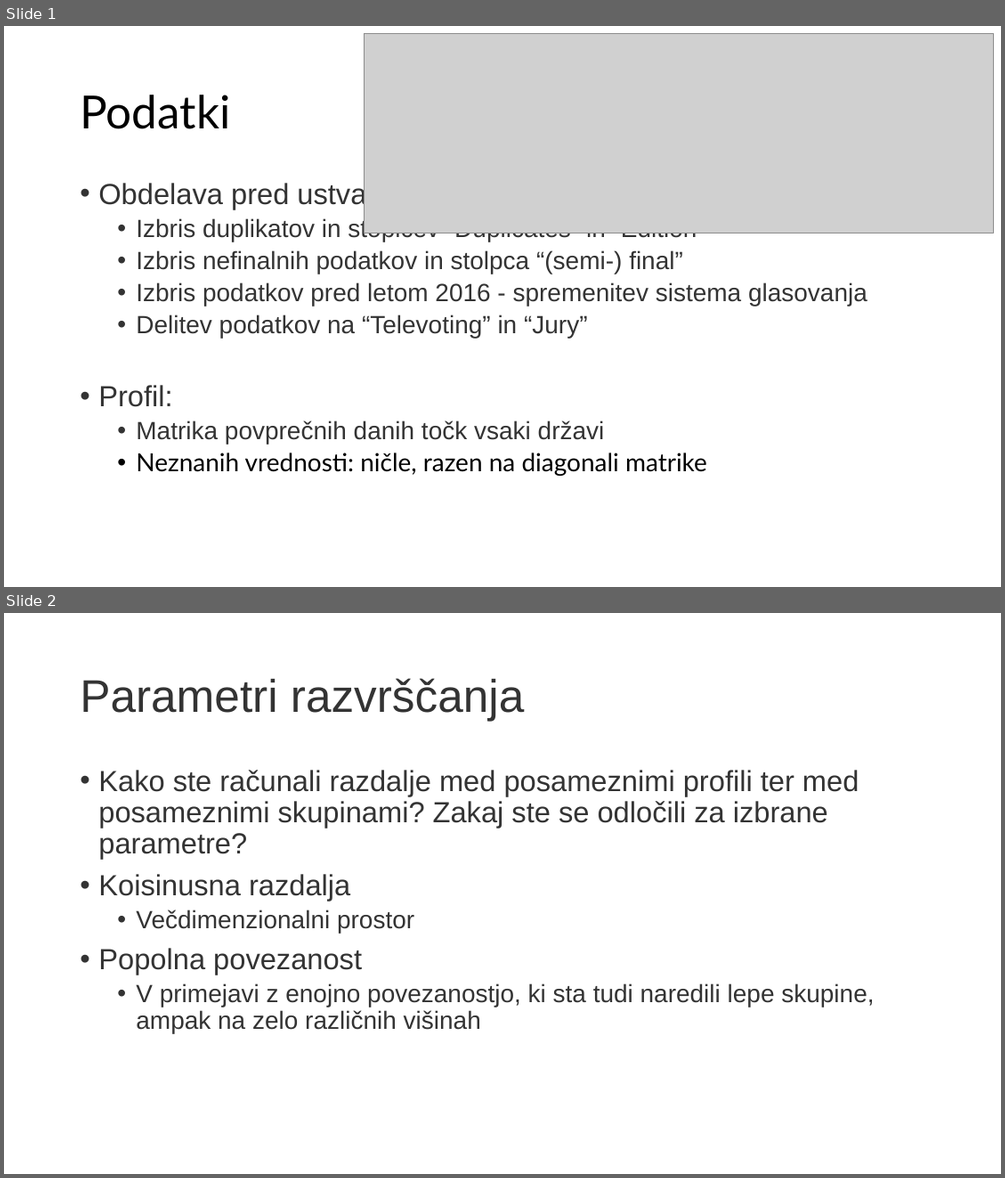
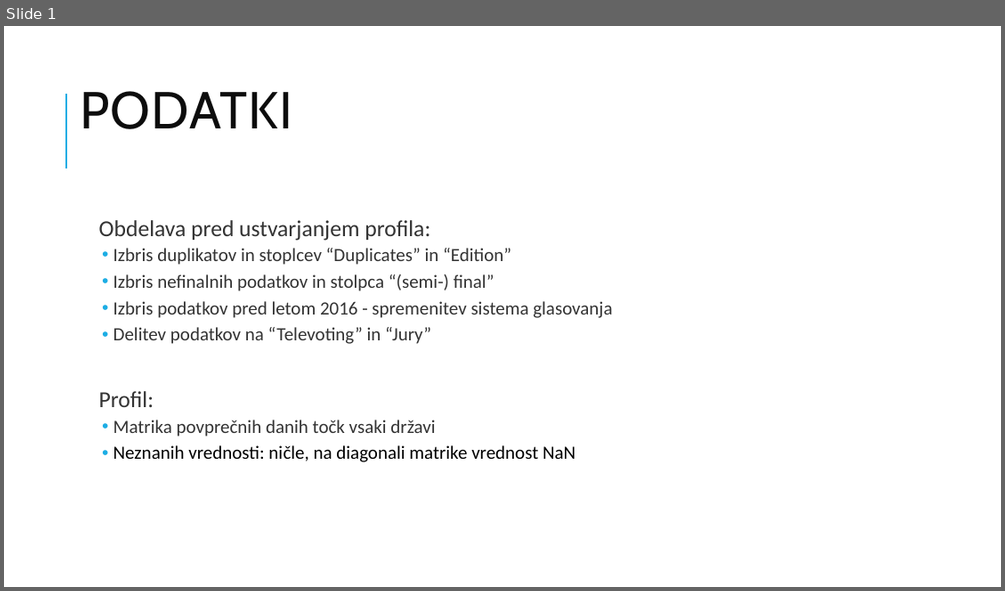
Before and after one commit to MatevzVidovic/UOZP, a slide deck: Aljaz/Naloga1/Aljaž_Rakovec_hw1.pptx. Shown one above the other, each under a label of ours: slides 1 and 2 before the commit, slide 1 after it. The pictures are 1005x1178 and 1005x591 pixels, drawn with LibreOffice and Linux fonts; fonts in the diff are those of the drawing; grey boxes stand for pictures. Boxes give left, top, right and bottom in pixels: in the first picture for what was removed or moved away, otherwise in the second. Text is boxed around its words. In the diff, an @@ line names an element or a change of style, - is before the commit and + after.

```diff
--- a/Aljaz/Naloga1/Aljaž_Rakovec_hw1.pptx
+++ b/Aljaz/Naloga1/Aljaž_Rakovec_hw1.pptx
@@ slide 2 removed at (4,613,1001,1174), background #FFFFFF @@
@@ title removed at (80,678,524,721) @@
-Parametri razvrščanja
@@ text removed at (98,770,874,1034) @@
-• Kako ste računali razdalje med posameznimi profili ter med posameznimi skupinami? Zakaj ste se odločili za izbrane parametre?
-• Koisinusna razdalja
-  • Večdimenzionalni prostor
-• Popolna povezanost
-  • V primejavi z enojno povezanostjo, ki sta tudi naredili lepe skupine, ampak na zelo različnih višinah
@@ slide 1 changed as well @@
@@ picture removed at (364,33,994,233) @@
@@ line added from (66, 168) to (66, 94), #1CADE4 1.5 pt @@
@@ title at (80,91,292,129): text changed; size 44 to 50 pt; font Lato to Cabin; text colour #000000 to #0D0D0D @@
-Podatki
+PODATKI
@@ text "Obdelava pred ustvarjanjem profila:": place and size @@
-text "Obdelava pred ustvarjanjem profila:" at (98,181,867,475)
+text "Obdelava pred ustvarjanjem profila:" at (99,220,612,462)
@@ text at (99,220,612,436): size 28 to 22 pt in "Obdelava pred ustvarjanjem profila:", "Profil:"; font Arial to Calibri in "Obdelava pred ustvarjanjem profila:", "Izbris duplikatov in stoplcev “Duplicates” in “Edition”", "Izbris nefinalnih podatkov in stolpca “(semi-) final”", "Izbris podatkov pred letom 2016 - spremenitev ..." and 3 more places; size 24 to 18 pt in "Izbris duplikatov in stoplcev “Duplicates” in “Edition”", "Izbris nefinalnih podatkov in stolpca “(semi-) final”", "Izbris podatkov pred letom 2016 - spremenitev ...", "Delitev podatkov na “Televoting” in “Jury”" and 1 more places; bullet • to  ; more space between paragraphs; indent changed @@
@@ text at (113,445,575,462): text changed; size 24 to 18 pt; font Lato to Calibri @@
-  • Neznanih vrednosti: ničle, razen na diagonali matrike
+  • Neznanih vrednosti: ničle, na diagonali matrike vrednost NaN
```
Also in this commit, not shown: 5 slides added, 5 other slides removed, 12 other files.
